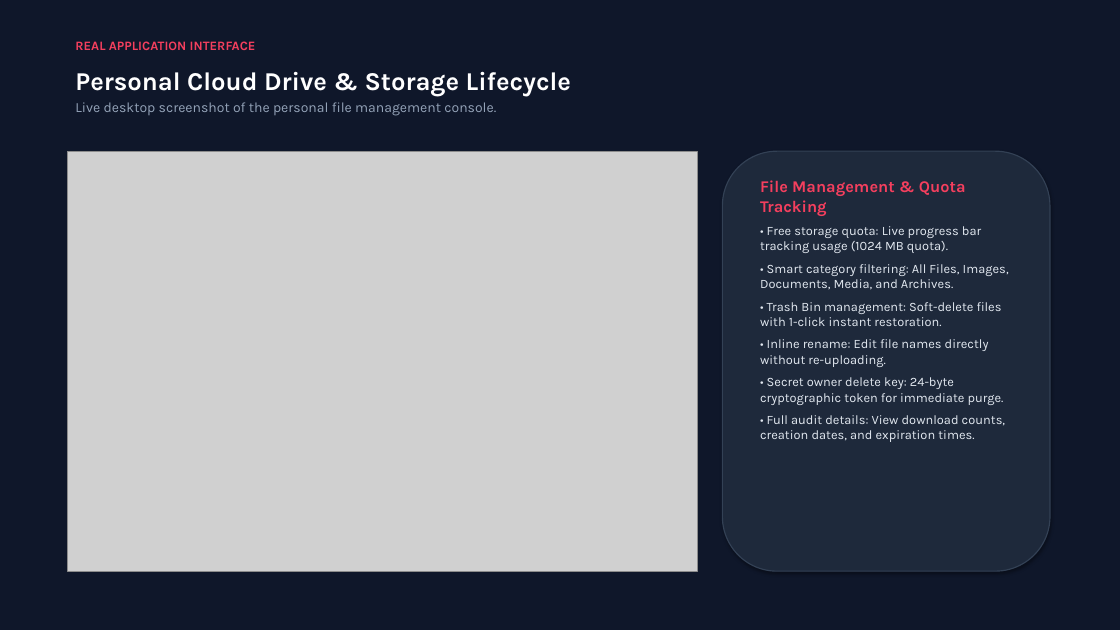
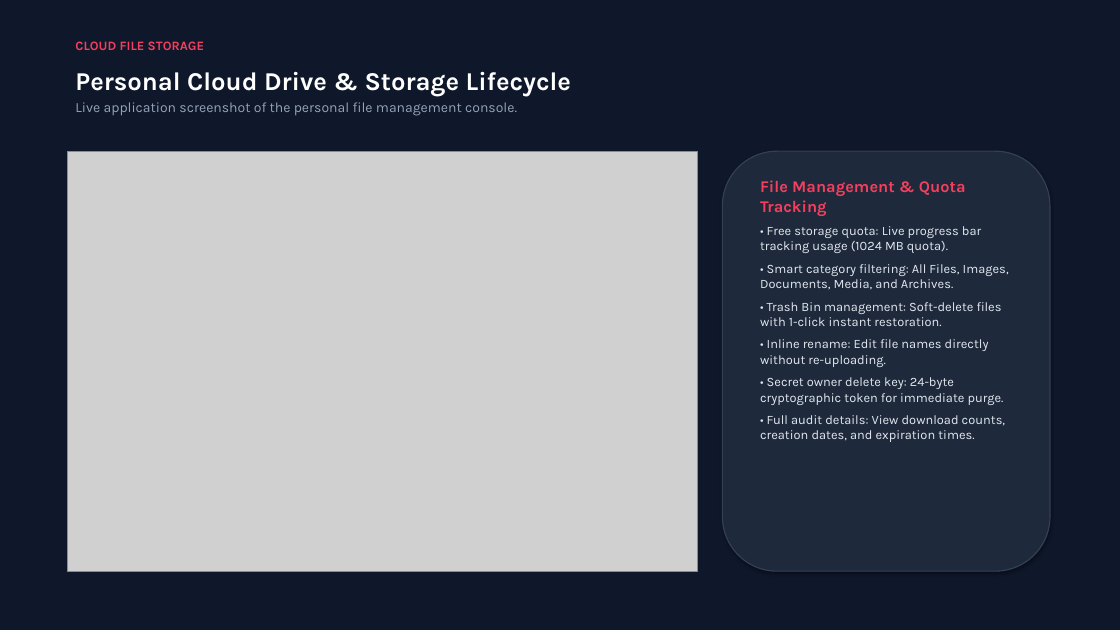
Before and after one commit to sathidevivaraprasadreddy/share, a slide deck: slide 10 of QuickShare_Project_Presentation.pptx (slide 8 before the commit). Drawn at 1120x630 pixels with LibreOffice and Linux fonts; fonts in the diff are those of the drawing; grey boxes stand for pictures. Boxes give left, top, right and bottom in pixels: in the first picture for what was removed or moved away, otherwise in the second. Text is boxed around its words. In the diff, an @@ line names an element or a change of style, - is before the commit and + after.

Commit message:
docs(presentation): complete 17-slide executive presentation with real screenshots of login and all core features

```diff
--- a/QuickShare_Project_Presentation.pptx
+++ b/QuickShare_Project_Presentation.pptx
@@ text at [75,41,204,50]: text changed @@
-REAL APPLICATION INTERFACE
+CLOUD FILE STORAGE
@@ text at [75,102,517,116]: text changed @@
-Live desktop screenshot of the personal file management console.
+Live application screenshot of the personal file management console.
```
Also in this commit, not shown: 7 other slides changed, 4 slides added, 2 other files.
